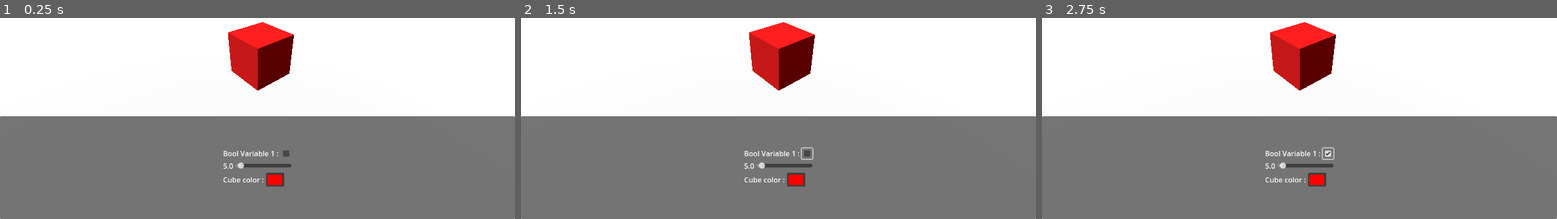
Above: before the commit, frames 1-3 (left to right).
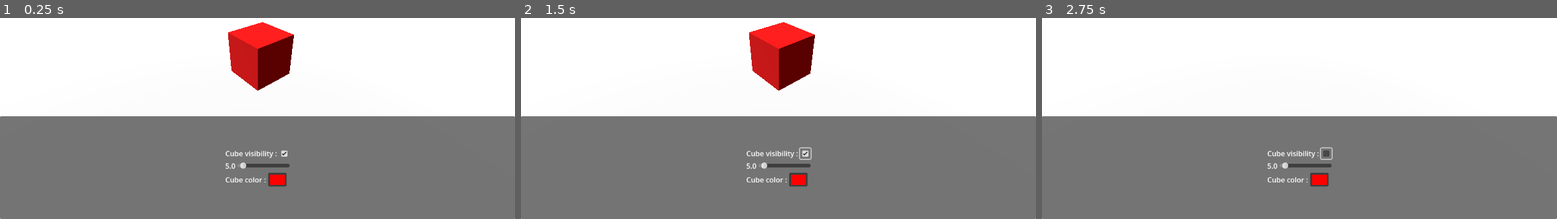
Above: after the commit, the same moments.

Repository: joranmarcy/Godot-MEDS-Sample
Game: Godot game, scene res://samples/main.tscn
The game is run twice, just before and just after one commit, with the same random seed, the same clock (stepped at 60 frames per second) and the same inputs.
Inputs (mouse positions are in pixels of both pictures, inside the frame that each line leads up to; where the layout moved, square brackets give the same spot in the first picture):
- Up to frame 1 (0.25 s): no input
- Up to frame 2 (1.5 s): click (804, 152) [809, 152] at 0.5 s; click (804, 152) [809, 152] at 1.25 s
- Up to frame 3 (2.75 s): click (1325, 152) [1330, 152] at 2 s

The runs differ from the first frame. In frame 1, 0.5% of the frame differs, in the area x 43-57%, y 65-84%; in frame 2, 0.5%; in frame 3, 3.8%, in the area x 43-58%, y 1-84%.

Commit message:
feat: add ColorPickerButton integration with ColorVariable and implement visibility binding for nodes

Diff:
--- a/Resources/bool1.tres
+++ b/Resources/bool1.tres
@@ -1,7 +1,8 @@
 [gd_resource type="Resource" script_class="BoolVariable" load_steps=2 format=3 uid="uid://d0f12m7q2anp7"]
 
-[ext_resource type="Script" uid="uid://bwi03jgew332k" path="res://scripts/resources/bool-variable.gd" id="1_w38bu"]
+[ext_resource type="Script" uid="uid://bwi03jgew332k" path="res://scripts/variables/bool-variable.gd" id="1_w38bu"]
 
 [resource]
 script = ExtResource("1_w38bu")
+initial_value = true
 metadata/_custom_type_script = "uid://bwi03jgew332k"
--- a/samples/main.tscn
+++ b/samples/main.tscn
@@ -6,18 +6,13 @@
 [ext_resource type="Resource" uid="uid://d0lvwpimvdu0f" path="res://resources/float_1.tres" id="4_ybw4m"]
 [ext_resource type="Script" uid="uid://88788hcpf44m" path="res://scripts/ui/float-driven-slider.gd" id="5_l31fa"]
 [ext_resource type="Environment" uid="uid://dbehk4clt7h0t" path="res://samples/main.tres" id="6_rd6o4"]
-[ext_resource type="Script" uid="uid://iwi7jkmkggbd" path="res://scripts/ui/color-driven-color-picked.gd" id="6_ybw4m"]
-[ext_resource type="Script" uid="uid://cxtu81d4deqfi" path="res://samples/scripts/bind-color-var-to-mat-albedo.gd" id="7_3v2ro"]
+[ext_resource type="Script" uid="uid://iwi7jkmkggbd" path="res://scripts/ui/color-driven-color-picker.gd" id="6_ybw4m"]
 [ext_resource type="Resource" uid="uid://b4iae3nedcib3" path="res://resources/color_1.tres" id="8_2f2e5"]
+[ext_resource type="PackedScene" uid="uid://bx0kscwc5q0uv" path="res://samples/prefabs/cube.tscn" id="9_ybw4m"]
 
 [sub_resource type="PlaneMesh" id="PlaneMesh_lquwl"]
 
 [sub_resource type="StandardMaterial3D" id="StandardMaterial3D_gvi1x"]
-
-[sub_resource type="BoxMesh" id="BoxMesh_lquwl"]
-
-[sub_resource type="StandardMaterial3D" id="StandardMaterial3D_3v2ro"]
-albedo_color = Color(1, 0, 0, 1)
 
 [node name="Node3D" type="Node3D"]
 
@@ -44,7 +39,7 @@
 
 [node name="Label" type="Label" parent="CanvasLayer/PanelContainer/CenterContainer/VBoxContainer/HBoxContainer"]
 layout_mode = 2
-text = "Bool Variable 1 :"
+text = "Cube visibility :"
 
 [node name="CheckBox" type="CheckBox" parent="CanvasLayer/PanelContainer/CenterContainer/VBoxContainer/HBoxContainer"]
 layout_mode = 2
@@ -89,13 +84,8 @@
 mesh = SubResource("PlaneMesh_lquwl")
 surface_material_override/0 = SubResource("StandardMaterial3D_gvi1x")
 
-[node name="Cube" type="MeshInstance3D" parent="."]
+[node name="Cube" parent="." instance=ExtResource("9_ybw4m")]
 transform = Transform3D(0.764359, 0, 0.6447909, 0, 1, 0, -0.6447909, 0, 0.764359, 0.09024835, 0.5, 0)
-mesh = SubResource("BoxMesh_lquwl")
-surface_material_override/0 = SubResource("StandardMaterial3D_3v2ro")
-script = ExtResource("7_3v2ro")
-color_variable = ExtResource("8_2f2e5")
-material = SubResource("StandardMaterial3D_3v2ro")
 
 [node name="DirectionalLight3D" type="DirectionalLight3D" parent="."]
 transform = Transform3D(0.853669, -0.010552713, -0.52070904, 0.52081597, 0.017296942, 0.85349375, 0, -0.9997947, 0.020261884, 0, 0, 0)
--- /dev/null
+++ b/samples/materials/cube-material.tres
@@ -0,0 +1,3 @@
+[gd_resource type="StandardMaterial3D" format=3 uid="uid://csvib37rqkiw8"]
+
+[resource]
--- /dev/null
+++ b/samples/prefabs/cube.tscn
@@ -0,0 +1,24 @@
+[gd_scene load_steps=7 format=3 uid="uid://bx0kscwc5q0uv"]
+
+[ext_resource type="Material" uid="uid://csvib37rqkiw8" path="res://samples/materials/cube-material.tres" id="1_5f4ln"]
+[ext_resource type="Script" uid="uid://cxtu81d4deqfi" path="res://samples/scripts/bind-color-var-to-mat-albedo.gd" id="2_eorvf"]
+[ext_resource type="Resource" uid="uid://b4iae3nedcib3" path="res://resources/color_1.tres" id="3_8aot7"]
+[ext_resource type="Script" uid="uid://bq1yerw3xhjgh" path="res://samples/scripts/bind-bool-var-to-visibility.gd" id="4_eorvf"]
+[ext_resource type="Resource" uid="uid://d0f12m7q2anp7" path="res://resources/bool1.tres" id="5_8aot7"]
+
+[sub_resource type="BoxMesh" id="BoxMesh_lquwl"]
+
+[node name="Cube" type="MeshInstance3D"]
+transform = Transform3D(0.764359, 0, 0.6447909, 0, 1, 0, -0.6447909, 0, 0.764359, 0, 0, 0)
+mesh = SubResource("BoxMesh_lquwl")
+surface_material_override/0 = ExtResource("1_5f4ln")
+
+[node name="MaterialColor" type="Node3D" parent="."]
+script = ExtResource("2_eorvf")
+color_variable = ExtResource("3_8aot7")
+material = ExtResource("1_5f4ln")
+
+[node name="Visibility" type="Node3D" parent="." node_paths=PackedStringArray("target_node")]
+script = ExtResource("4_eorvf")
+bool_variable = ExtResource("5_8aot7")
+target_node = NodePath("..")
--- /dev/null
+++ b/samples/scripts/bind-bool-var-to-visibility.gd
@@ -0,0 +1,12 @@
+extends Node
+
+@export var bool_variable: BoolVariable
+@export var target_node: Node
+
+# Called when the node enters the scene tree for the first time.
+func _ready() -> void:
+	target_node.visible = bool_variable.value
+	bool_variable.value_changed.connect(_on_bool_variable_changed)
+
+func _on_bool_variable_changed(new_value: bool) -> void:
+	target_node.visible = new_value
Renamed: Scripts/ui/color-driven-color-picked.gd -> Scripts/ui/color-driven-color-picker.gd
Renamed: Scripts/ui/color-driven-color-picked.gd.uid -> Scripts/ui/color-driven-color-picker.gd.uid
Not shown: 1 places in samples/main.tscn that only renumber resources
Not shown, added: samples/scripts/bind-bool-var-to-visibility.gd.uid
